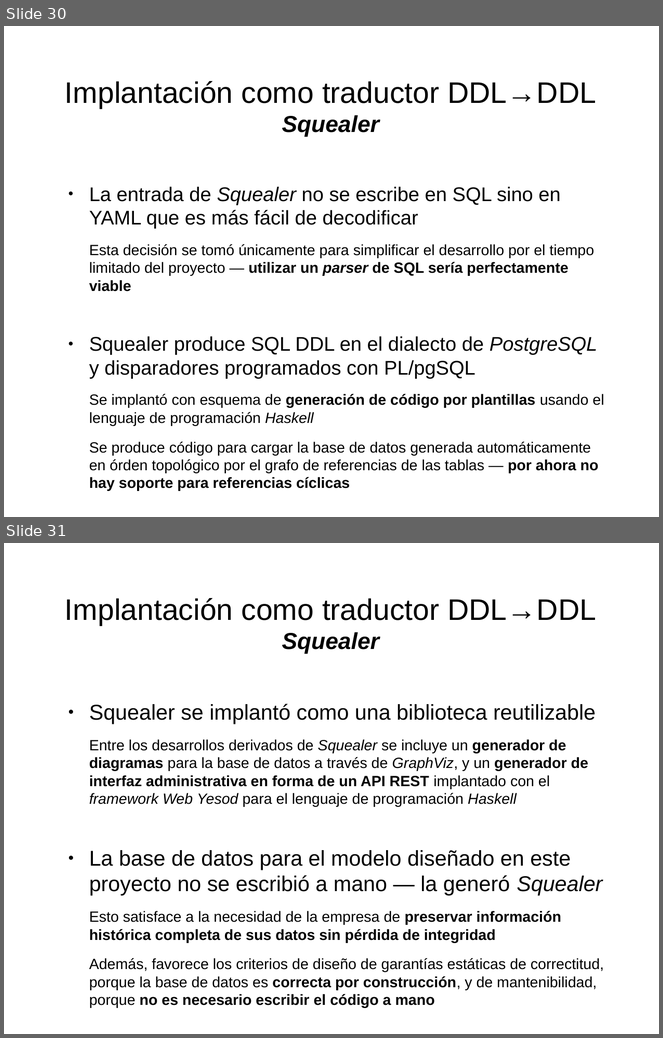
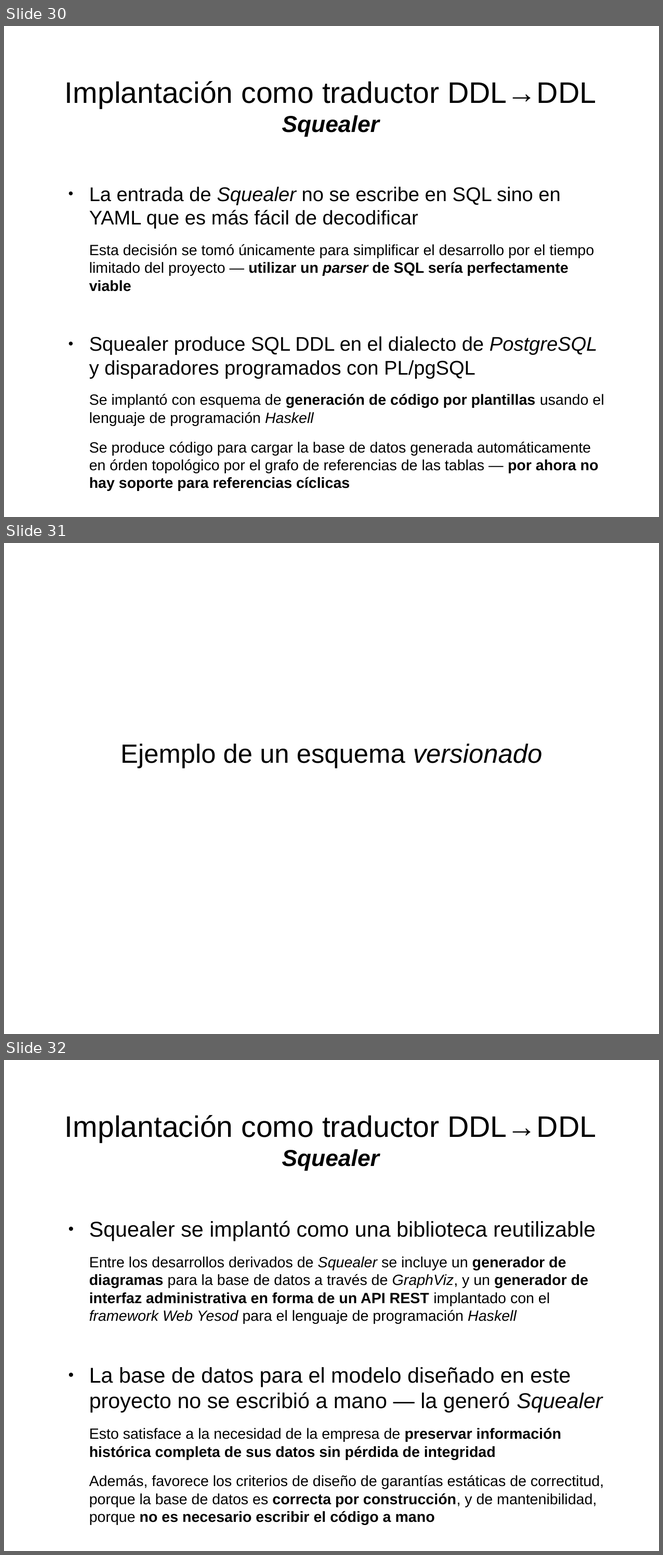
Before and after one commit to mgomezch/libro, a slide deck: láminas/láminas.odp. Shown one above the other, each under a label of ours: slides 30 and 31 before the commit, slides 30, 31 and 32 after it. The pictures are 663x1038 and 663x1555 pixels, drawn with LibreOffice and Linux fonts; fonts in the diff are those of the drawing. Boxes give left, top, right and bottom in pixels: in the first picture for what was removed or moved away, otherwise in the second. Text is boxed around its words. In the diff, an @@ line names an element or a change of style, - is before the commit and + after.

Commit message:
Lámina para el ejemplo de Squealer

```diff
--- a/láminas/láminas.odp
+++ b/láminas/láminas.odp
@@ slide 31 added at box(4, 543, 659, 1034), background #FFFFFF @@
@@ subtitle added at box(120, 744, 542, 769), 32 pt, text #000000 @@
+Ejemplo de un esquema versionado
@@ what was slide 31 is now slide 32 @@
```
Also in this commit, not shown: 1 slide changed.
